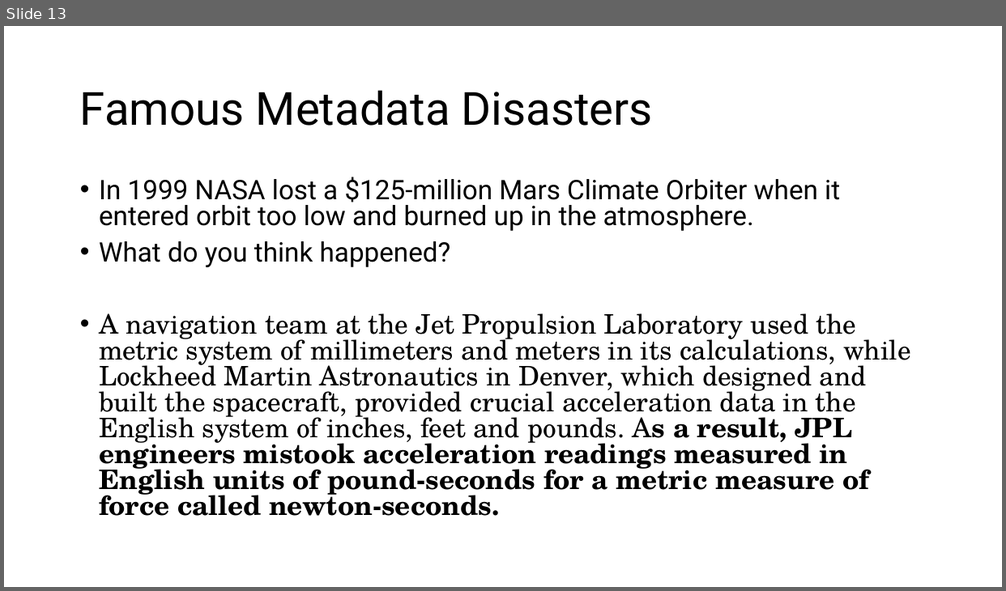
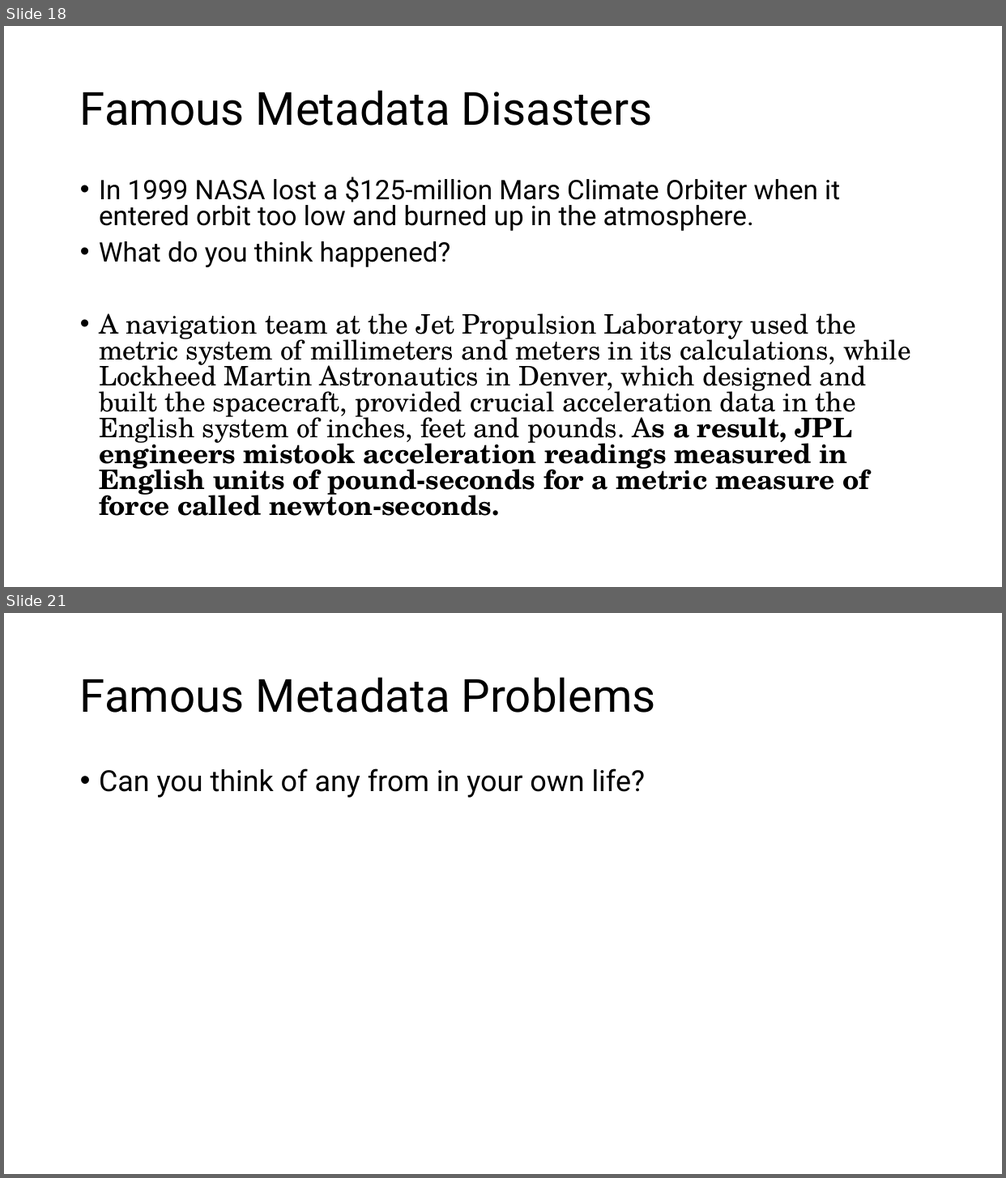
Before and after one commit to walshbr/data-for-the-rest-of-us, a slide deck: resources/week-3/description.pptx. Shown one above the other, each under a label of ours: slide 13 before the commit, slides 18 and 21 after it; the slides between them are not shown. The pictures are 1006x591 and 1006x1178 pixels, drawn with LibreOffice and Linux fonts; fonts in the diff are those of the drawing. Boxes give left, top, right and bottom in pixels: in the first picture for what was removed or moved away, otherwise in the second. Text is boxed around its words. In the diff, an @@ line names an element or a change of style, - is before the commit and + after.

```diff
--- a/resources/week-3/description.pptx
+++ b/resources/week-3/description.pptx
@@ slide 21 added at [4, 613, 1002, 1174], background #FFFFFF @@
@@ title added at [80, 677, 656, 713], 44 pt, text #000000 @@
+Famous Metadata Problems
@@ text added at [99, 769, 646, 798], 28 pt, text #000000 @@
+• Can you think of any from in your own life?
@@ what was slide 13 is now slide 18 @@
```
Also in this commit, not shown: 5 slides changed, 7 other slides added, 1 slide removed.
